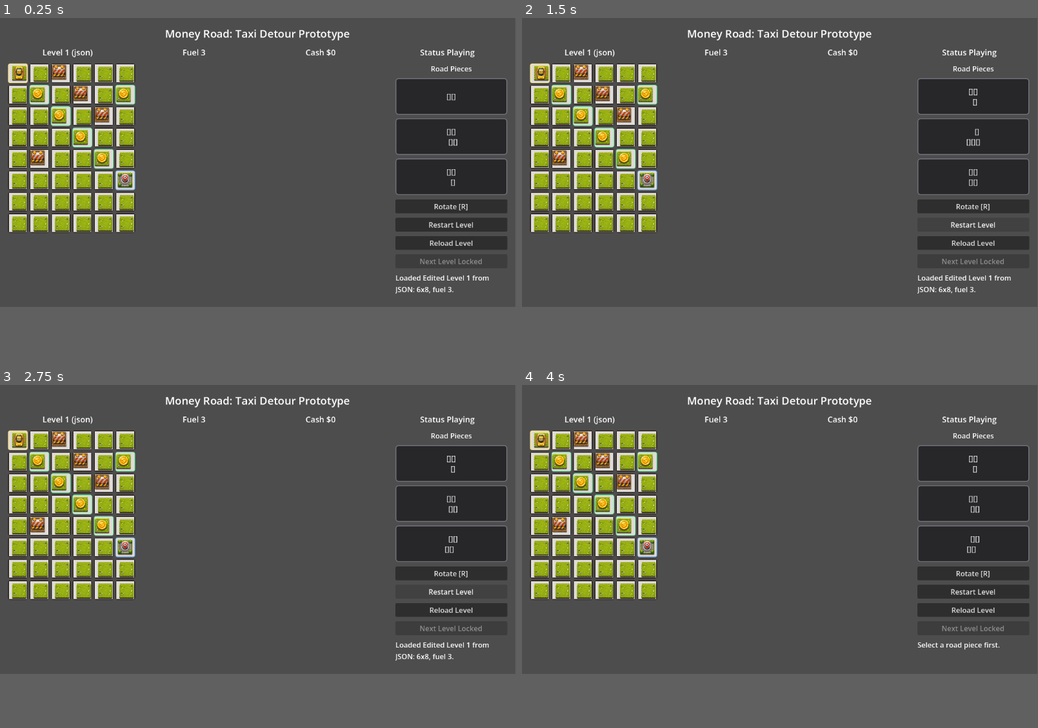
Above: before the commit, frames 1-4 (two rows, left to right).
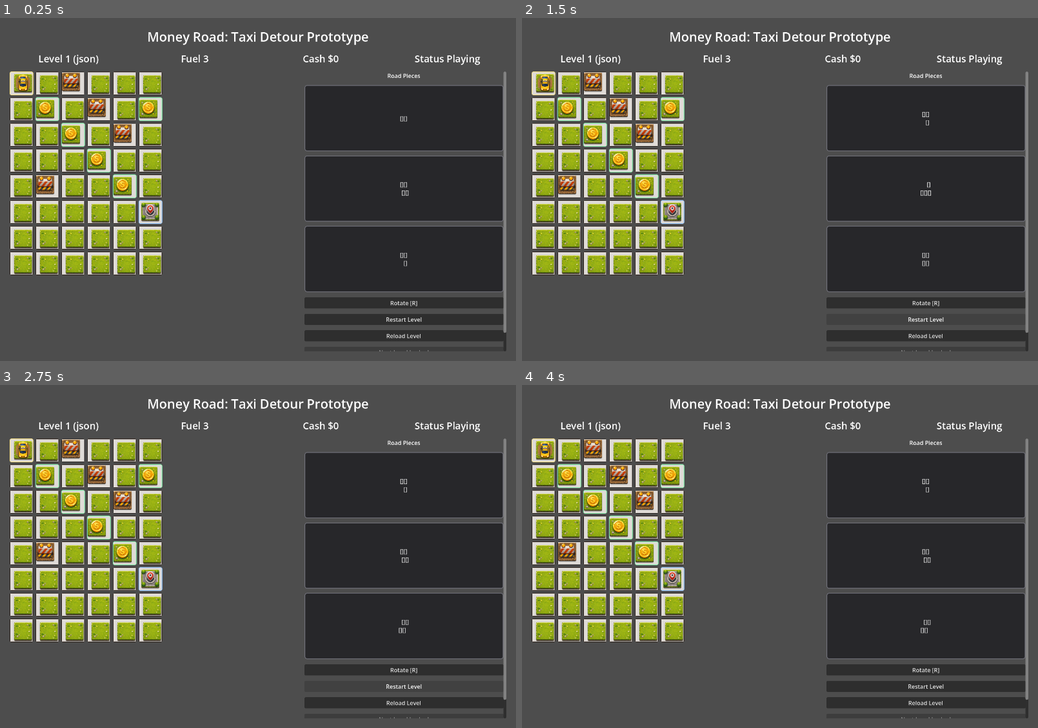
Above: after the commit, the same moments.

Repository: xingjiacheng175-maker/longcrush-car-demo
Game: Godot game, scene res://scenes/Main.tscn
Same seed, same stepped clock (60 frames per second), same inputs: the game is played once before the commit and once after it.
Inputs (mouse positions are in pixels of both pictures, inside the frame that each line leads up to):
- Up to frame 1 (0.25 s): no input
- Up to frame 2 (1.5 s): click "Restart Level" at 0.5 s; click "Restart Level" at 1.25 s
- Up to frame 3 (2.75 s): click "Restart Level" at 2 s
- Up to frame 4 (4 s): click (537, 439) at 2.77 s; click (542, 439) at 3.52 s
In our replay, the window is 799x449 before the commit and 800x533 after it. These sizes can differ from the game's own. Grey fills any space a smaller window leaves; there, only what the larger window draws over its background counts as a difference.

The runs differ from the first frame. In frame 1, 36% of the frame differs, in the area x 1-99%, y 3-98%; in frame 2, 35%; in frame 3, 35%; in frame 4, 36%.

Commit message:
修改棋盘大小

Diff:
--- a/project.godot
+++ b/project.godot
@@ -15,6 +15,13 @@
 config/features=PackedStringArray("4.6", "Mobile")
 config/icon="res://icon.svg"
 
+[display]
+
+window/size/viewport_width=1440
+window/size/viewport_height=960
+window/size/window_width_override=1440
+window/size/window_height_override=960
+
 [physics]
 
 3d/physics_engine="Jolt Physics"
--- a/scripts/Main.gd
+++ b/scripts/Main.gd
@@ -19,6 +19,7 @@
 const EDITOR_MAX_INITIAL_FUEL := 20
 const EDITOR_MIN_CASH_VALUE := 1
 const EDITOR_MAX_CASH_VALUE := 9
+const UI_SCALE := 1.5
 
 const LEVEL_CONFIGS := [
 	{"level": 1, "size": 6, "fuel_count": 4, "rocks": 2},
@@ -152,21 +153,21 @@
 func _build_ui() -> void:
 	var root := VBoxContainer.new()
 	root.set_anchors_preset(Control.PRESET_FULL_RECT)
-	root.add_theme_constant_override("separation", 12)
-	root.offset_left = 18
-	root.offset_top = 18
-	root.offset_right = -18
-	root.offset_bottom = -18
+	root.add_theme_constant_override("separation", _ui_size(12))
+	root.offset_left = _ui_size(18)
+	root.offset_top = _ui_size(18)
+	root.offset_right = -_ui_size(18)
+	root.offset_bottom = -_ui_size(18)
 	add_child(root)
 
 	var title := Label.new()
 	title.text = "Money Road: Taxi Detour Prototype"
 	title.horizontal_alignment = HORIZONTAL_ALIGNMENT_CENTER
-	title.add_theme_font_size_override("font_size", 24)
+	title.add_theme_font_size_override("font_size", _ui_size(24))
 	root.add_child(title)
 
 	var hud := HBoxContainer.new()
-	hud.add_theme_constant_override("separation", 16)
+	hud.add_theme_constant_override("separation", _ui_size(16))
 	root.add_child(hud)
 
 	level_label = _make_hud_label()
@@ -180,27 +181,27 @@
 
 	var main_row := HBoxContainer.new()
 	main_row.size_flags_vertical = Control.SIZE_EXPAND_FILL
-	main_row.add_theme_constant_override("separation", 18)
+	main_row.add_theme_constant_override("separation", _ui_size(18))
 	root.add_child(main_row)
 
 	board_grid = GridContainer.new()
 	board_grid.size_flags_horizontal = Control.SIZE_EXPAND_FILL
 	board_grid.size_flags_vertical = Control.SIZE_EXPAND_FILL
-	board_grid.add_theme_constant_override("h_separation", 4)
-	board_grid.add_theme_constant_override("v_separation", 4)
+	board_grid.add_theme_constant_override("h_separation", _ui_size(4))
+	board_grid.add_theme_constant_override("v_separation", _ui_size(4))
 	board_grid.mouse_exited.connect(_on_board_mouse_exited)
 	main_row.add_child(board_grid)
 
 	var side_scroll := ScrollContainer.new()
-	side_scroll.custom_minimum_size = Vector2(250, 0)
+	side_scroll.custom_minimum_size = Vector2(_ui_size(375), 0)
 	side_scroll.size_flags_vertical = Control.SIZE_EXPAND_FILL
 	side_scroll.horizontal_scroll_mode = ScrollContainer.SCROLL_MODE_DISABLED
 	main_row.add_child(side_scroll)
 
 	var side_panel := VBoxContainer.new()
-	side_panel.custom_minimum_size = Vector2(230, 0)
+	side_panel.custom_minimum_size = Vector2(_ui_size(345), 0)
 	side_panel.size_flags_horizontal = Control.SIZE_EXPAND_FILL
-	side_panel.add_theme_constant_override("separation", 10)
+	side_panel.add_theme_constant_override("separation", _ui_size(10))
 	side_scroll.add_child(side_panel)
 
 	var pieces_title := Label.new()
@@ -209,7 +210,7 @@
 	side_panel.add_child(pieces_title)
 
 	pieces_container = VBoxContainer.new()
-	pieces_container.add_theme_constant_override("separation", 8)
+	pieces_container.add_theme_constant_override("separation", _ui_size(8))
 	side_panel.add_child(pieces_container)
 
 	var rotate_button := Button.new()
@@ -234,7 +235,7 @@
 
 	message_label = Label.new()
 	message_label.autowrap_mode = TextServer.AUTOWRAP_WORD_SMART
-	message_label.custom_minimum_size = Vector2(220, 0)
+	message_label.custom_minimum_size = Vector2(_ui_size(330), 0)
 	message_label.text = ""
 	side_panel.add_child(message_label)
 
@@ -243,7 +244,7 @@
 	side_panel.add_child(debug_panel)
 
 	var debug_box := VBoxContainer.new()
-	debug_box.add_theme_constant_override("separation", 6)
+	debug_box.add_theme_constant_override("separation", _ui_size(6))
 	debug_panel.add_child(debug_box)
 
 	var debug_title := Label.new()
@@ -253,7 +254,7 @@
 
 	debug_label = Label.new()
 	debug_label.autowrap_mode = TextServer.AUTOWRAP_WORD_SMART
-	debug_label.custom_minimum_size = Vector2(220, 0)
+	debug_label.custom_minimum_size = Vector2(_ui_size(330), 0)
 	debug_label.text = ""
 	debug_box.add_child(debug_label)
 
@@ -262,7 +263,7 @@
 	side_panel.add_child(editor_panel)
 
 	var editor_box := VBoxContainer.new()
-	editor_box.add_theme_constant_override("separation", 6)
+	editor_box.add_theme_constant_override("separation", _ui_size(6))
 	editor_panel.add_child(editor_box)
 
 	var editor_title := Label.new()
@@ -287,11 +288,11 @@
 
 	editor_level_path_label = Label.new()
 	editor_level_path_label.autowrap_mode = TextServer.AUTOWRAP_WORD_SMART
-	editor_level_path_label.custom_minimum_size = Vector2(220, 0)
+	editor_level_path_label.custom_minimum_size = Vector2(_ui_size(330), 0)
 	editor_box.add_child(editor_level_path_label)
 
 	var level_file_buttons := HBoxContainer.new()
-	level_file_buttons.add_theme_constant_override("separation", 4)
+	level_file_buttons.add_theme_constant_override("separation", _ui_size(4))
 	editor_box.add_child(level_file_buttons)
 
 	var new_level_button := Button.new()
@@ -333,14 +334,14 @@
 	editor_box.add_child(brushes_title)
 
 	var brush_row_1 := HBoxContainer.new()
-	brush_row_1.add_theme_constant_override("separation", 4)
+	brush_row_1.add_theme_constant_override("separation", _ui_size(4))
 	editor_box.add_child(brush_row_1)
 	brush_row_1.add_child(_make_editor_brush_button("Ground", CELL_EMPTY))
 	brush_row_1.add_child(_make_editor_brush_button("Cash", CELL_FUEL))
 	brush_row_1.add_child(_make_editor_brush_button("Block", CELL_ROCK))
 
 	var brush_row_2 := HBoxContainer.new()
-	brush_row_2.add_theme_constant_override("separation", 4)
+	brush_row_2.add_theme_constant_override("separation", _ui_size(4))
 	editor_box.add_child(brush_row_2)
 	brush_row_2.add_child(_make_editor_brush_button("Start", CELL_START))
 	brush_row_2.add_child(_make_editor_brush_button("Goal", CELL_END))
@@ -357,21 +358,25 @@
 
 	editor_validation_label = Label.new()
 	editor_validation_label.autowrap_mode = TextServer.AUTOWRAP_WORD_SMART
-	editor_validation_label.custom_minimum_size = Vector2(220, 0)
+	editor_validation_label.custom_minimum_size = Vector2(_ui_size(330), 0)
 	editor_box.add_child(editor_validation_label)
 
 	editor_json_text = TextEdit.new()
-	editor_json_text.custom_minimum_size = Vector2(220, 220)
+	editor_json_text.custom_minimum_size = Vector2(_ui_size(330), _ui_size(330))
 	editor_json_text.wrap_mode = TextEdit.LINE_WRAPPING_BOUNDARY
 	editor_json_text.editable = false
 	editor_box.add_child(editor_json_text)
+
+
+func _ui_size(value: int) -> int:
+	return int(round(float(value) * UI_SCALE))
 
 
 func _make_hud_label() -> Label:
 	var label := Label.new()
 	label.size_flags_horizontal = Control.SIZE_EXPAND_FILL
 	label.horizontal_alignment = HORIZONTAL_ALIGNMENT_CENTER
-	label.add_theme_font_size_override("font_size", 18)
+	label.add_theme_font_size_override("font_size", _ui_size(18))
 	return label
 
 
@@ -392,7 +397,7 @@
 	row.add_theme_constant_override("separation", 6)
 	var label := Label.new()
 	label.text = label_text
-	label.custom_minimum_size = Vector2(98, 0)
+	label.custom_minimum_size = Vector2(_ui_size(147), 0)
 	row.add_child(label)
 	row.add_child(spinbox)
 	return row
@@ -1564,10 +1569,10 @@
 func _get_cell_pixel_size() -> int:
 	var longest_side: int = max(grid_width, grid_height)
 	if longest_side <= 6:
-		return 52
+		return _ui_size(52)
 	if longest_side <= 8:
-		return 44
-	return 36
+		return _ui_size(44)
+	return _ui_size(36)
 
 
 func _apply_cell_button_visual(button: Button, x: int, y: int) -> void:
@@ -1683,7 +1688,7 @@
 
 	for i in range(current_shapes.size()):
 		var button := Button.new()
-		button.custom_minimum_size = Vector2(190, 82)
+		button.custom_minimum_size = Vector2(_ui_size(285), _ui_size(123))
 		button.text = _shape_preview_text(current_shapes[i])
 		button.tooltip_text = "Select this road piece."
 		if i == selected_shape_index:
Not shown, changed: docs/handoff.md
Not shown, changed: docs/project_status.md
